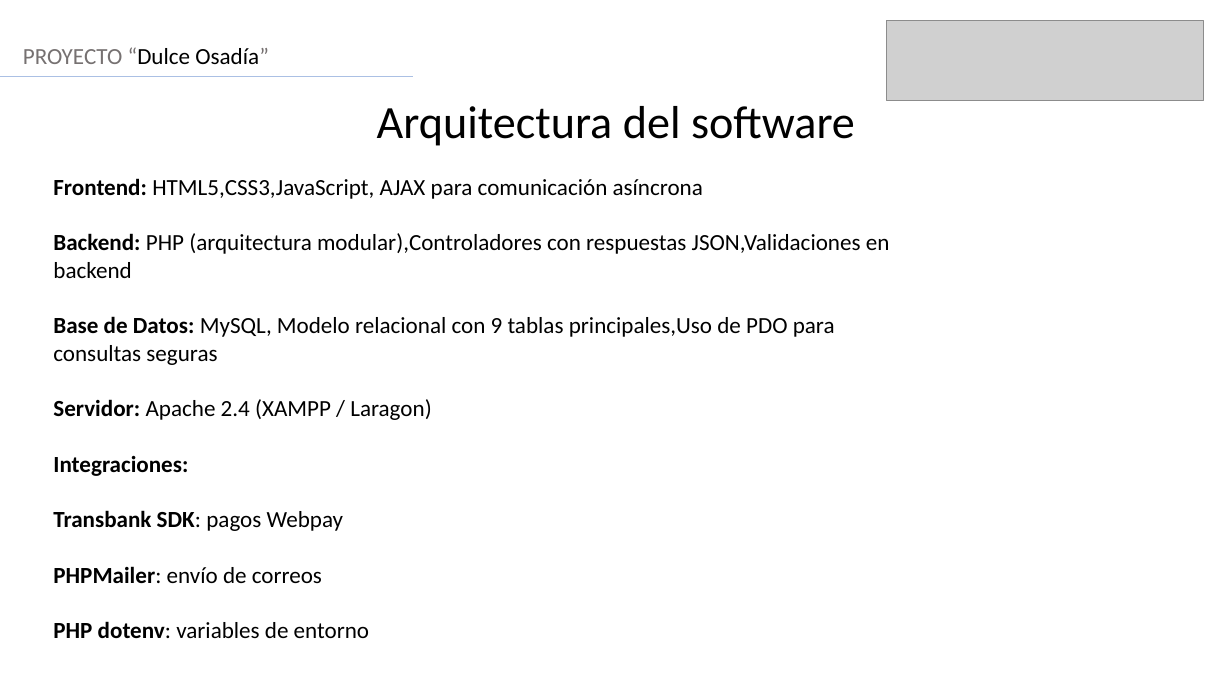
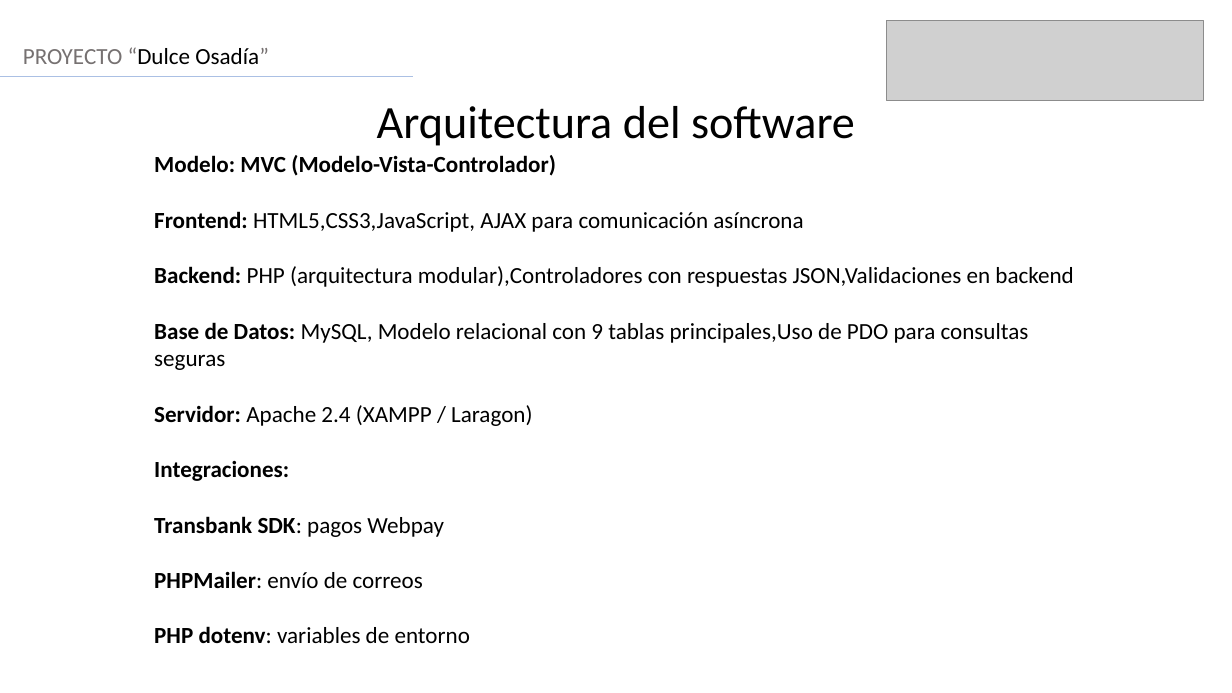
Before and after one commit to crlavin/Capstone_DulceOsadia, a slide deck: slide 8 of Fase 3/Evidencias Grupales/Presentacion pre-final.pptx. Drawn at 1232x693 pixels with LibreOffice and Linux fonts; fonts in the diff are those of the drawing; grey boxes stand for pictures. Boxes give left, top, right and bottom in pixels: in the first picture for what was removed or moved away, otherwise in the second. Text is boxed around its words. In the diff, an @@ line names an element or a change of style, - is before the commit and + after.

```diff
--- a/Fase 3/Evidencias Grupales/Presentacion pre-final.pptx
+++ b/Fase 3/Evidencias Grupales/Presentacion pre-final.pptx
@@ text "Modelo: MVC (Modelo-Vista-Controlador)": place and size @@
-text "Modelo: MVC (Modelo-Vista-Controlador)" at (53,178,890,638)
+text "Modelo: MVC (Modelo-Vista-Controlador)" at (154,155,1073,643)
@@ text at (154,155,556,176): paragraph added @@
+Modelo: MVC (Modelo-Vista-Controlador)
```
Also in this commit, not shown: 1 other slide changed, 4 other files.
